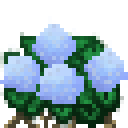
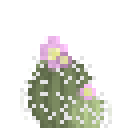
Layer changes from the first w=128, h=128 image to the second:
hid group "Hydrangea" (6 layers) over (0, 16, 128, 128)
added group "Group 1" with 1 layers above "Rectangle 1" over (20, 32, 112, 128)
added layer "Layer 3" in group "Group 1" over (20, 32, 112, 128)
